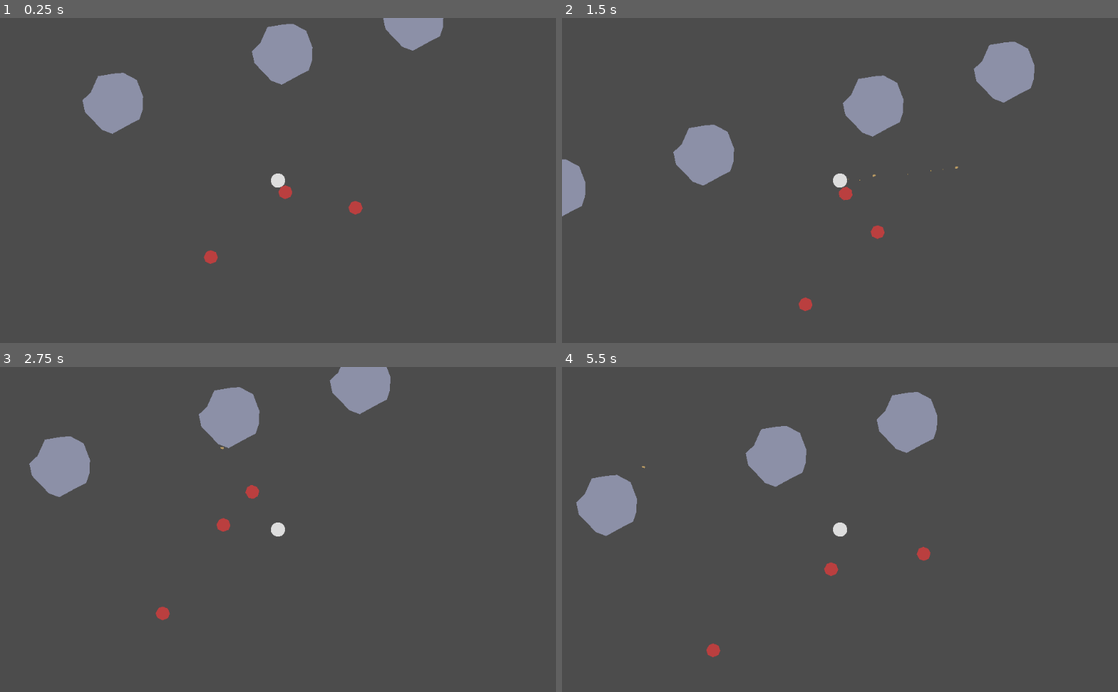
Above: before the commit, frames 1-4 (two rows, left to right).
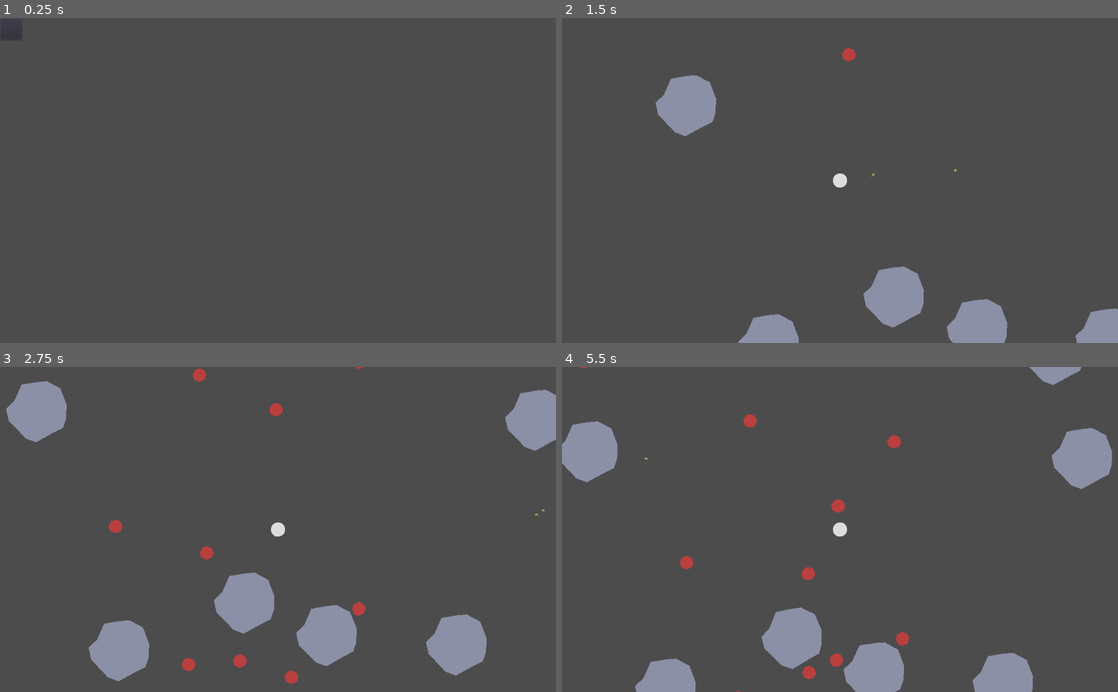
Above: after the commit, the same moments.

Repository: JeanShark-dev/godot-rock-survival
Game: Godot game, scene res://Main.tscn
Same seed, same stepped clock (60 frames per second), same inputs: the game is played once before the commit and once after it.
Inputs (mouse positions are in pixels of both pictures, inside the frame that each line leads up to):
- Up to frame 1 (0.25 s): no input
- Up to frame 2 (1.5 s): click (573, 27) at 0.52 s; move the mouse to (962, 164) at 1.27 s; press the mouse at (962, 164) at 1.28 s; hold D (gp_right) from 1.28 s (still down)
- Up to frame 3 (2.75 s): move the mouse to (166, 545) at 2.02 s; release D (gp_right) at 2.03 s; release the mouse at (166, 545) at 2.03 s; hold S (gp_down) from 2.03 s (still down); click (166, 545) at 2.1 s
- Up to frame 4 (5.5 s): move the mouse to (895, 458) at 2.77 s; release S (gp_down) at 2.78 s; press the mouse at (895, 458) at 2.78 s; hold D (gp_right) 2.78-3.53 s; move the mouse to (812, 594) at 3.52 s; release the mouse at (812, 594) at 3.53 s; hold W (gp_up) 3.53-4.28 s; click (812, 594) at 3.6 s; move the mouse to (1006, 578) at 4.27 s; press the mouse at (1006, 578) at 4.28 s; hold A (gp_left) from 4.28 s (still down); move the mouse to (673, 480) at 5.02 s; release the mouse at (673, 480) at 5.03 s; click (673, 480) at 5.1 s

The runs differ from the first frame. In frame 1, 4.1% of the frame differs, in the area x 0-80%, y 0-76%; in frame 2, 11%; in frame 3, 14%, in the area x 1-100%, y 0-98%; in frame 4, 13%.

Commit message:
boulder and enemy spawning
enemies now spawn over time, drawing from a "bucket" to determine spawn rate

boulder spawning has been separated to a function for more flexible usage

Diff:
--- a/9mm.gd
+++ b/9mm.gd
@@ -21,5 +21,6 @@
 
 func _on_9mm_body_shape_entered(body_id, body, body_shape, local_shape):
 	body.emit_signal("takingDamage", abs(linear_velocity.x+linear_velocity.y)/20, source)
+	$"9mmHitbox".disabled = true
 	get_node("Deaþtimer").start()
 	get_node("9mmTrail").emitting = false
--- a/Main.gd
+++ b/Main.gd
@@ -3,17 +3,50 @@
 
 # Declare member variables here. Examples:
 var num = 10
+var spawnBucket
+var spawnThreshhold = 100
+var spawnBucketMax = 1000
 
 
 # Called when the node enters the scene tree for the first time.
 func _ready():
+	pass
+
+func startGame():
+	spawnBucket = spawnBucketMax
 	randomize()
-	while num > 0:
+	var player = load("PlayerContainer.tscn").instance()
+	add_child(player)
+	spawnBoulder(rand_range(1,20))
+	$SpawnTimer.start()
+
+func spawnEnemy(amount):
+	for i in amount:
+		var foe = load("swarm.tscn").instance()
+		foe.maxHP = randi()%250
+		foe.target = $PlayerContainer/PlayerRBody.position
+		foe.speed = randi()%200
+		foe.attackRange = randi()%50
+		foe.position = Vector2(randi()%1000 -500, randi()%1000 -500)
+		$EnemyContainer.add_child(foe)
+		spawnBucket -= spawnThreshhold
+
+func spawnBoulder(amount):
+	for i in amount:
 		var boulder = load("ContextObstacle.tscn").instance()
 		$WorldContainer.add_child(boulder)
 		boulder.position = Vector2(randi()%1000 -500, randi()%1000 -500)
-		num -= 1
+		i -= 1
 
-# Called every frame. 'delta' is the elapsed time since the previous frame.
-#func _process(delta):
-#	pass
+func _on_SpawnTimer_timeout():
+	spawnBucket += 10
+	if spawnBucket >= spawnThreshhold:
+		spawnEnemy(rand_range(1, 10))
+
+func _on_EnemyRBody_dead(value):
+	spawnBucket += value
+
+
+func _on_Button_pressed():
+	startGame()
+	$UIContainer/HSplitContainer/StartGameButton.hide()
--- a/Main.tscn
+++ b/Main.tscn
@@ -1,32 +1,33 @@
-[gd_scene load_steps=4 format=2]
+[gd_scene load_steps=2 format=2]
 
-[ext_resource path="res://PlayerContainer.tscn" type="PackedScene" id=1]
-[ext_resource path="res://swarm.tscn" type="PackedScene" id=3]
 [ext_resource path="res://Main.gd" type="Script" id=4]
 
 [node name="Main" type="Node2D"]
 script = ExtResource( 4 )
 
-[node name="PlayerContainer" parent="." instance=ExtResource( 1 )]
-
 [node name="WorldContainer" type="Node2D" parent="."]
 
 [node name="EnemyContainer" type="Node2D" parent="."]
 
-[node name="EnemyRBody" parent="EnemyContainer" instance=ExtResource( 3 )]
-position = Vector2( 147, 42 )
-speed = 250.0
-maxHP = 100.0
-attackRange = 50.0
+[node name="SpawnTimer" type="Timer" parent="."]
+wait_time = 0.5
 
-[node name="EnemyRBody2" parent="EnemyContainer" instance=ExtResource( 3 )]
-position = Vector2( 91, 146 )
-speed = 1000.0
-maxHP = 10.0
-attackRange = 5.0
+[node name="UIContainer" type="Control" parent="."]
+margin_right = 40.0
+margin_bottom = 40.0
+__meta__ = {
+"_edit_use_anchors_": false
+}
 
-[node name="EnemyRBody3" parent="EnemyContainer" instance=ExtResource( 3 )]
-position = Vector2( -101, 100 )
-speed = 20.0
-maxHP = 2000.0
-attackRange = 10.0
+[node name="HSplitContainer" type="HSplitContainer" parent="UIContainer"]
+margin_right = 40.0
+margin_bottom = 40.0
+__meta__ = {
+"_edit_use_anchors_": false
+}
+
+[node name="StartGameButton" type="Button" parent="UIContainer/HSplitContainer"]
+margin_right = 40.0
+margin_bottom = 40.0
+[connection signal="timeout" from="SpawnTimer" to="." method="_on_SpawnTimer_timeout"]
+[connection signal="pressed" from="UIContainer/HSplitContainer/StartGameButton" to="." method="_on_Button_pressed"]
--- a/swarm.gd
+++ b/swarm.gd
@@ -10,7 +10,9 @@
 var seesPlayer = false
 var targetObject
 signal takingDamage(damageNum, damageSource)
+signal dead(value)
 var dying = false
+var canAttack = true
 
 func _physics_process(delta):
 	if position.distance_to(target) > attackRange+20:
@@ -58,6 +60,7 @@
 
 
 func _on_DeaTimer_timeout():
+	emit_signal("dead", 100)
 	queue_free()
 
 
